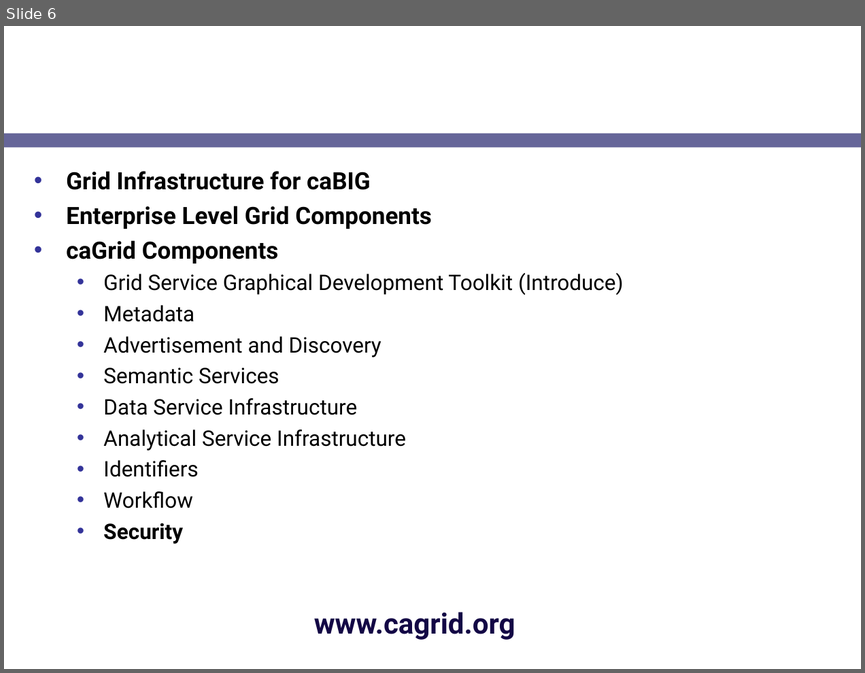
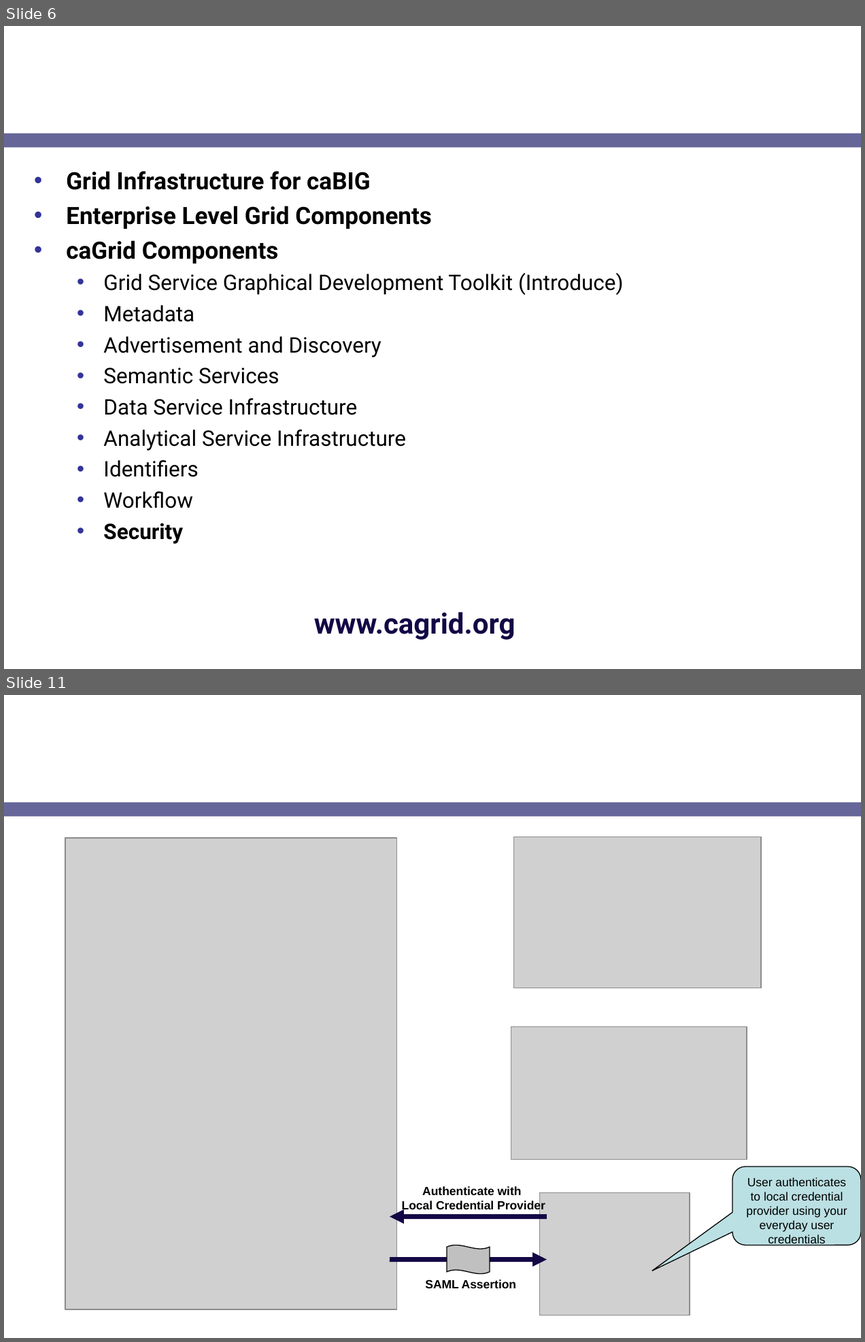
Before and after one commit to NCIP/cagrid-docs, a slide deck: presentations/security/gaards-ogf-19.ppt. Shown one above the other, each under a label of ours: slide 6 before the commit, slides 6 and 11 after it; the slides between them are not shown. The pictures are 865x673 and 865x1342 pixels, drawn with LibreOffice and Linux fonts; fonts in the diff are those of the drawing; grey boxes stand for pictures; background and template pictures are left out. Boxes give left, top, right and bottom in pixels: in the first picture for what was removed or moved away, otherwise in the second. Text is boxed around its words. In the diff, an @@ line names an element or a change of style, - is before the commit and + after.

```diff
--- a/presentations/security/gaards-ogf-19.ppt
+++ b/presentations/security/gaards-ogf-19.ppt
@@ slide 11 added at bbox=[4, 695, 861, 1338], background picture (left out); not listed: 1 template element that a slide beside it also shows @@
@@ title added at bbox=[33, 695, 675, 795], 24 pt, text #FFFFFF, bold @@
+GAARDS in Action
@@ picture added at bbox=[514, 837, 762, 988] @@
@@ picture added at bbox=[66, 838, 397, 1309] @@
@@ picture added at bbox=[511, 1027, 747, 1159] @@
@@ rounded speech box added at bbox=[732, 1166, 861, 1245], fill #BBE0E3, outline #000000 0.74 pt, 10 pt, text #000000 @@
+User authenticates to local credential provider using your everyday user credentials
@@ text added at bbox=[402, 1186, 545, 1212], 10 pt, text #000000, bold @@
+Authenticate with
+Local Credential Provider
@@ picture added at bbox=[540, 1193, 689, 1315] @@
@@ arrow added from (547, 1216) to (390, 1216), #130745 4 pt @@
@@ freeform shape added at bbox=[447, 1245, 490, 1273], fill #C0C0C0, outline #000000 0.74 pt @@
@@ arrow added from (390, 1259) to (547, 1259), #130745 4 pt @@
@@ text added at bbox=[425, 1279, 516, 1288], 10 pt, text #000000, bold @@
+SAML Assertion
```
Also in this commit, not shown: 9 other slides added.
